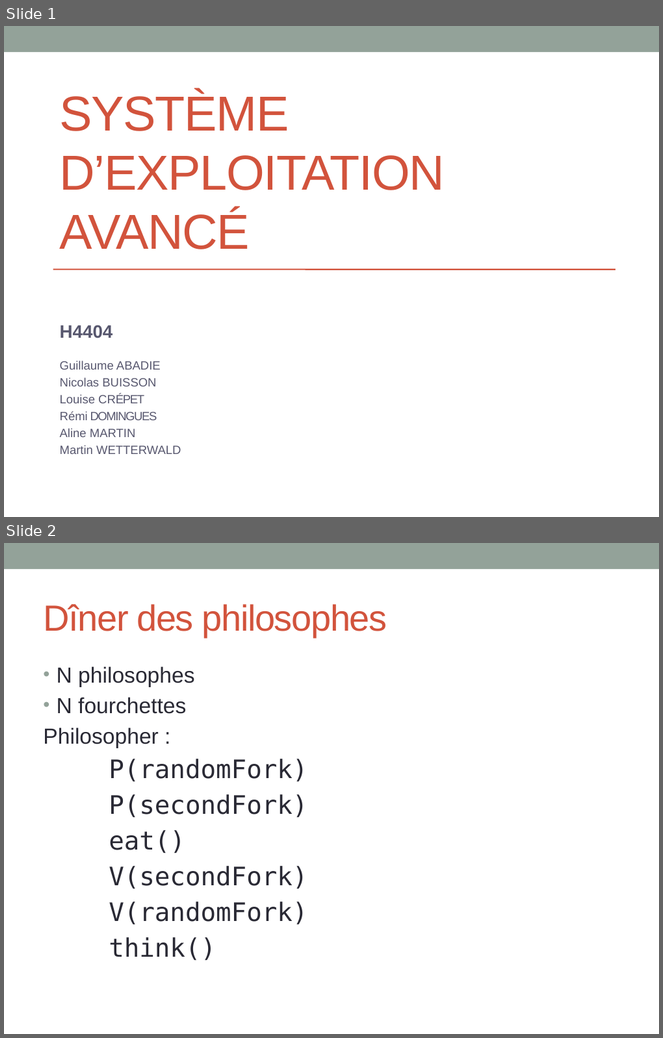
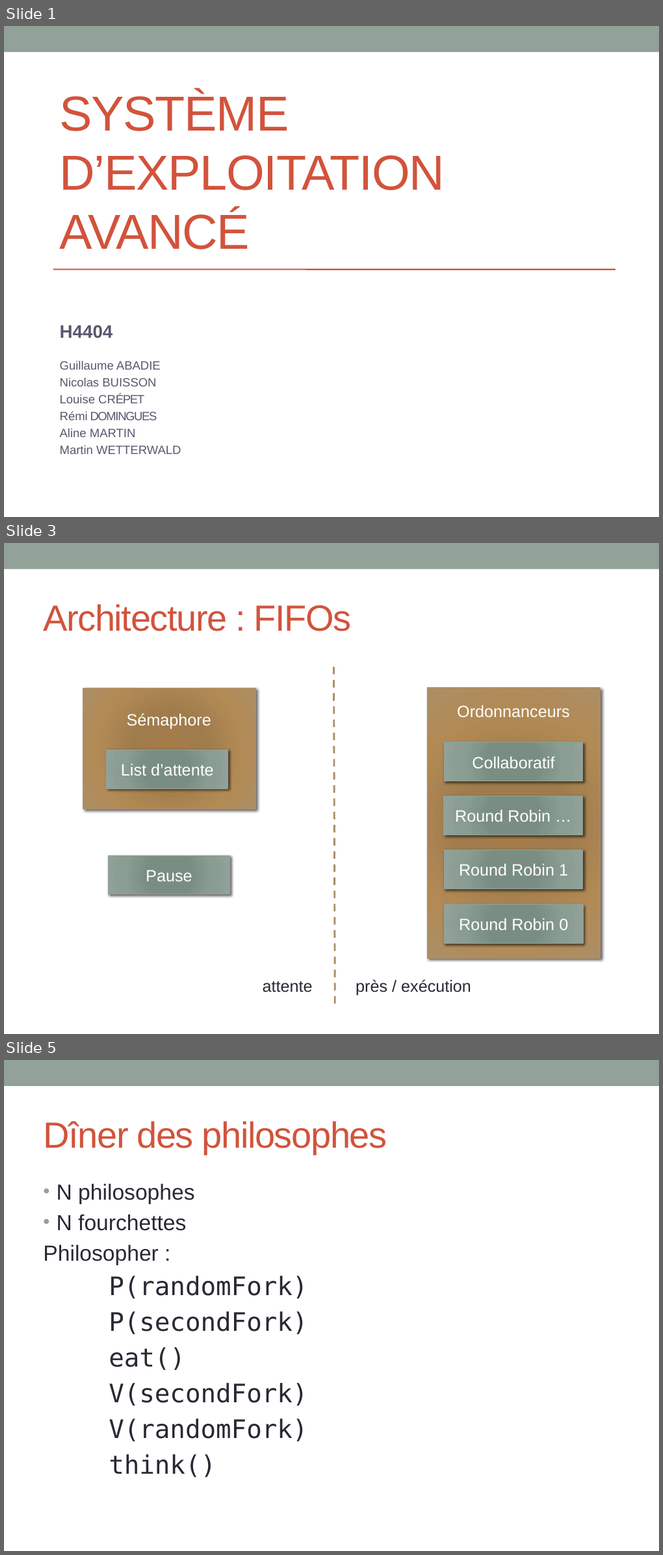
Before and after one commit to INSA-4IF-H4404-2013-2014/RaspiKernel, a slide deck: presentation.pptx. Shown one above the other, each under a label of ours: slides 1 and 2 before the commit, slides 1, 3 and 5 after it; the slides between them are not shown. The pictures are 663x1038 and 663x1555 pixels, drawn with LibreOffice and Linux fonts; fonts in the diff are those of the drawing. Boxes give left, top, right and bottom in pixels: in the first picture for what was removed or moved away, otherwise in the second. Text is boxed around its words. In the diff, an @@ line names an element or a change of style, - is before the commit and + after.

```diff
--- a/presentation.pptx
+++ b/presentation.pptx
@@ slide 3 added at [4, 543, 659, 1034], background #FFFFFF; not listed: 1 template element that a slide beside it also shows @@
@@ title added at [43, 604, 352, 631], 40 pt, text #D2533C @@
+Architecture : FIFOs
@@ line added from (334, 667) to (335, 1007), #AD8F67 2.08 pt dashed @@
@@ rectangle added at [83, 688, 256, 809], fill gradient #A37D49 to #A07C4C to #B38B55 to #AD8F67, outline #AD8F67 0.75 pt @@
@@ rectangle added at [427, 688, 600, 958], fill gradient #A37D49 to #A07C4C to #B38B55 to #AD8F67, outline #AD8F67 0.75 pt @@
@@ text added at [127, 713, 211, 730], 18 pt, text #FFFFFF @@
+Sémaphore
@@ text added at [457, 705, 570, 717], 18 pt, text #FFFFFF @@
+Ordonnanceurs
@@ rectangle added at [107, 750, 228, 789], fill gradient #7B8E82 to #7B8D83 to #8A9E92 to #93A299, outline #93A299 0.75 pt, 18 pt, text #FFFFFF @@
+List d’attente
@@ rectangle added at [444, 743, 583, 782], fill gradient #7B8E82 to #7B8D83 to #8A9E92 to #93A299, outline #93A299 0.75 pt, 18 pt, text #FFFFFF @@
+Collaboratif
@@ rectangle added at [444, 797, 583, 835], fill gradient #7B8E82 to #7B8D83 to #8A9E92 to #93A299, outline #93A299 0.75 pt, 18 pt, text #FFFFFF @@
+Round Robin …
@@ rectangle added at [444, 850, 583, 889], fill gradient #7B8E82 to #7B8D83 to #8A9E92 to #93A299, outline #93A299 0.75 pt, 18 pt, text #FFFFFF @@
+Round Robin 1
@@ rectangle added at [108, 856, 230, 894], fill gradient #7B8E82 to #7B8D83 to #8A9E92 to #93A299, outline #93A299 0.75 pt, 18 pt, text #FFFFFF @@
+Pause
@@ rectangle added at [444, 904, 583, 943], fill gradient #7B8E82 to #7B8D83 to #8A9E92 to #93A299, outline #93A299 0.75 pt, 18 pt, text #FFFFFF @@
+Round Robin 0
@@ text added at [263, 981, 313, 993], 18 pt, text #292934 @@
+attente
@@ text added at [356, 980, 471, 996], 18 pt, text #292934 @@
+près / exécution
@@ what was slide 2 is now slide 5 @@
```
Also in this commit, not shown: 2 other slides added.
